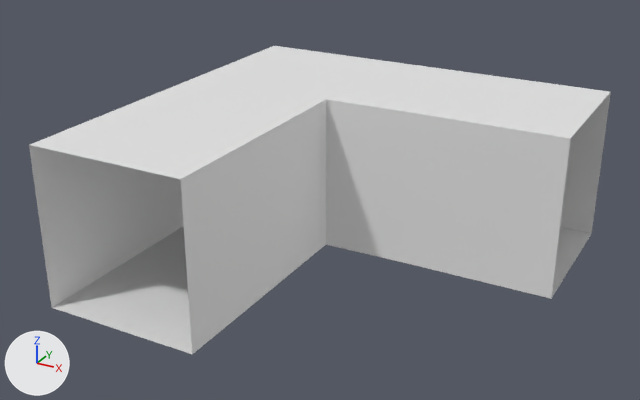
The FBX model Assets/Models/Hallway002.fbx: old version first, new version second.
One viewpoint serves both versions: a 50 mm camera at (9.98, -17.77, 8.53) aimed at (0.47, -0.48, -0.12). Arrows for +X, +Y and +Z are at lower left; the lights stay in place. The older version comes first. Where no turn or scale is listed for an object, it has been applied to the vertices.
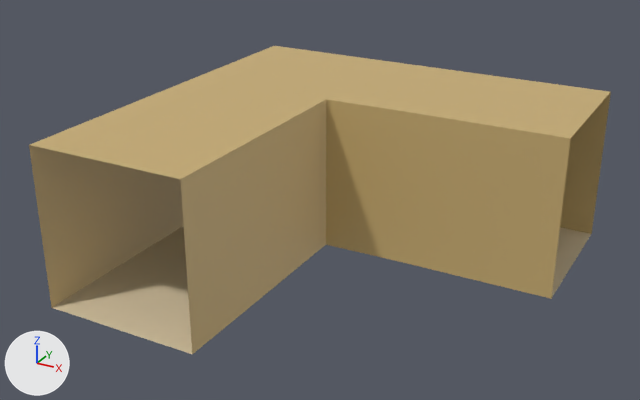
Where the newer file only moved an object's origin or applied its transform, the numbers keep the older frame.

Scene script edits in JSON lines:
```json
{"op": "set", "path": "mat_material.base_color", "old": "(0.8, 0.8, 0.8)", "new": "(0.584, 0.423, 0.175)", "note": "white #e7e7e7 -> brown #c9ae74"}
{"op": "add", "block": "mat_material_001", "code": ["mat_material_001 = principled_material('Material.001')", "mat_material_001.base_color = (0.738, 0.617, 0.413)  # beige #dfceac"]}
{"block": "me_cube", "where": "me_cube.from_pydata(...)  # 50 vertices, 40 faces; spans x -4.05..5.96, y -5.14..4.84, z -2.0..2.0"}
{"block": "me_cube", "where": "# used by ob_cube; location = (0.0, 0.0, 0.0)"}
{"block": "me_cube", "change": "me_cube part 1: all 12 faces centred in x -3.39..3.99, y -3.14..4.34, z -2.0 switch from mat_material (white #e7e7e7) to mat_material_001 (beige #dfceac)"}
```

Where the change shows, as pixel boxes [x1, y1, x2, y2] in the pictures (640 x 400 px):
```json
{"object": "Cube", "change": "recoloured", "before": [29, 46, 611, 354], "after": [29, 46, 611, 354], "on screen": "white to brown"}
{"part": 1, "of": "me_cube", "change": "recoloured", "before": [52, 226, 591, 354], "after": [52, 226, 591, 354]}
```
